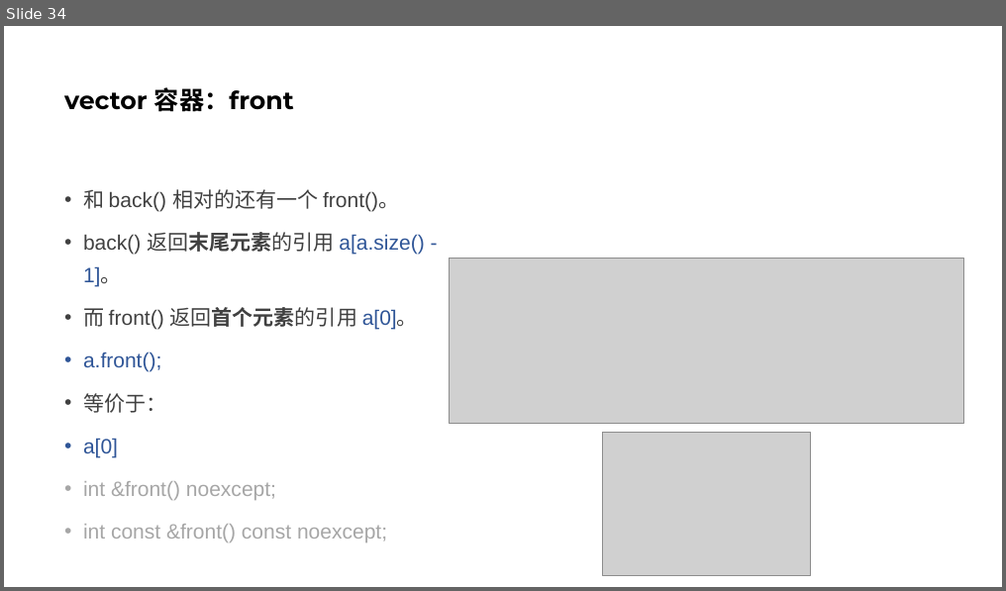
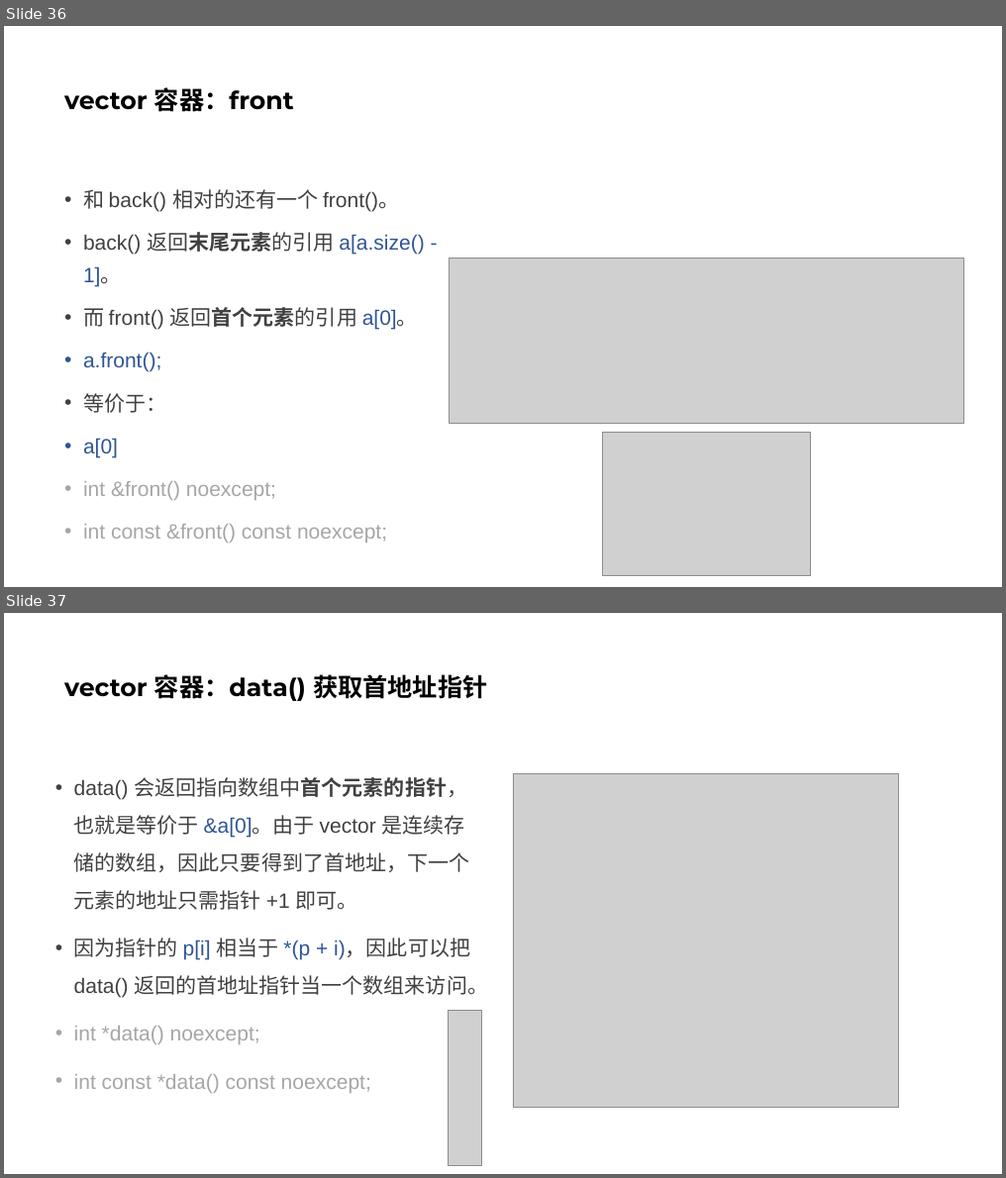
Before and after one commit to parallel101/course, a slide deck: 13/slides.pptx. Shown one above the other, each under a label of ours: slide 34 before the commit, slides 36 and 37 after it. The pictures are 1006x591 and 1006x1178 pixels, drawn with LibreOffice and Linux fonts; fonts in the diff are those of the drawing; grey boxes stand for pictures. Boxes give left, top, right and bottom in pixels: in the first picture for what was removed or moved away, otherwise in the second. Text is boxed around its words. In the diff, an @@ line names an element or a change of style, - is before the commit and + after.

```diff
--- a/13/slides.pptx
+++ b/13/slides.pptx
@@ slide 37 added at (4,613,1002,1174), background #FFFFFF @@
@@ title added at (64,674,487,701), 24 pt, text #000000, bold @@
+vector 容器：data() 获取首地址指针
@@ text added at (74,777,489,1093), 20 pt, text #404040 @@
+• data() 会返回指向数组中首个元素的指针，也就是等价于 &a[0]。由于 vector 是连续存储的数组，因此只要得到了首地址，下一个元素的地址只需指针 +1 即可。
+• 因为指针的 p[i] 相当于 *(p + i)，因此可以把 data() 返回的首地址指针当一个数组来访问。
+• int *data() noexcept;
+• int const *data() const noexcept;
@@ picture added at (513,774,899,1107) @@
@@ picture added at (448,1011,481,1165) @@
@@ what was slide 34 is now slide 36 @@
```
Also in this commit, not shown: 3 slides changed, 15 other slides added, 11 other files.
